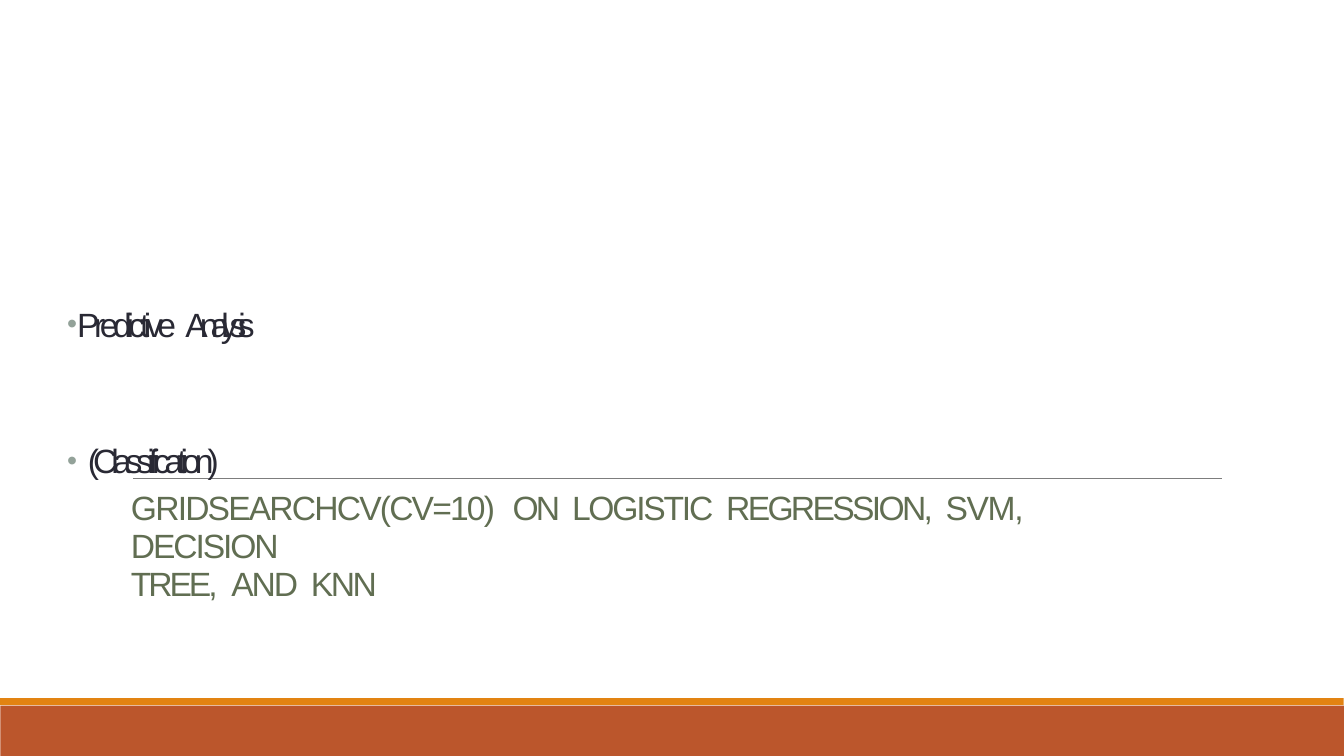
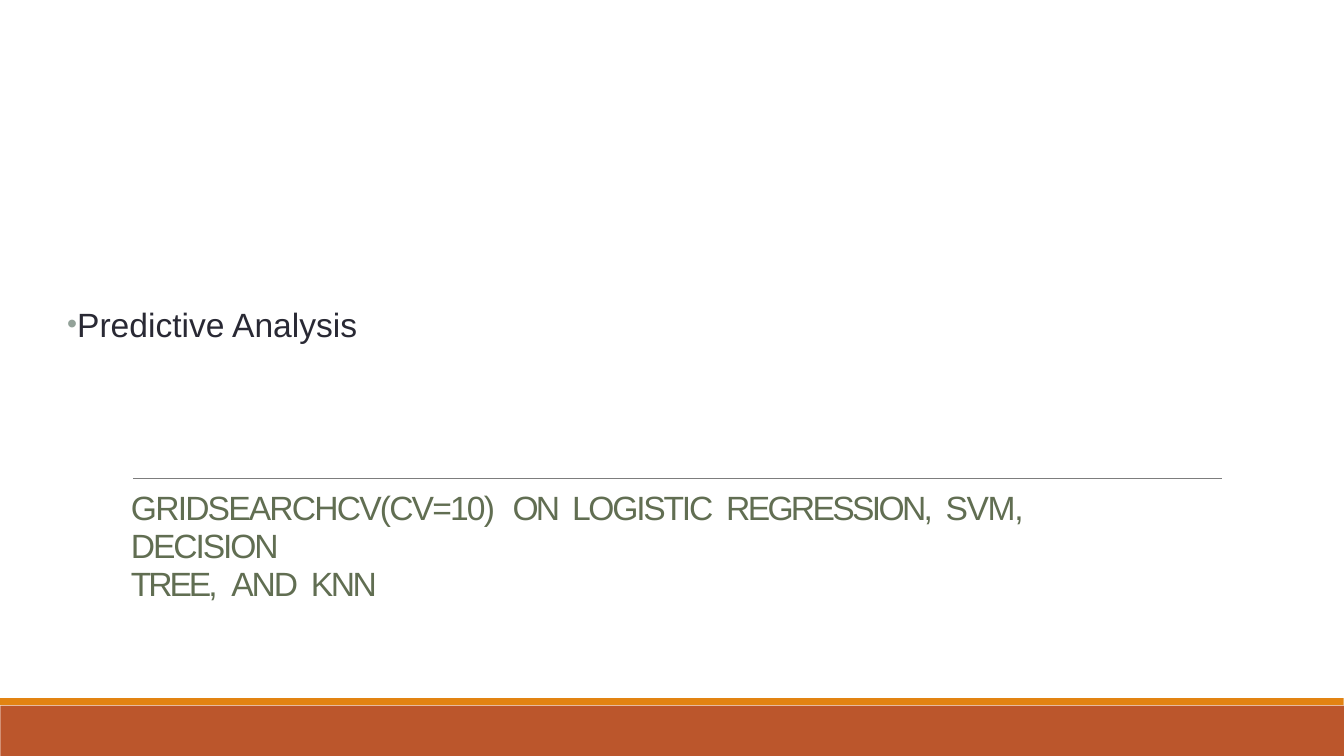
Before and after one commit to aimlresearcher/IBM-Data-Science-Professional-Certificate, a slide deck: slide 43 of COURSE 10 - Applied Data Science Capstone/Week 5 Present Your Data-Driven Insights/Data Science Journey.pptx. Drawn at 1344x756 pixels with LibreOffice and Linux fonts; fonts in the diff are those of the drawing. Boxes give left, top, right and bottom in pixels: in the first picture for what was removed or moved away, otherwise in the second. Text is boxed around its words. In the diff, an @@ line names an element or a change of style, - is before the commit and + after.

```diff
--- a/COURSE 10 - Applied Data Science Capstone/Week 5 Present Your Data-Driven Insights/Data Science Journey.pptx
+++ b/COURSE 10 - Applied Data Science Capstone/Week 5 Present Your Data-Driven Insights/Data Science Journey.pptx
@@ text "Predictive Analysis" at bbox=[77, 312, 357, 344]: letter spacing -3.9 to 0 pt in "Predictive"; letter spacing -5.7 to 0 pt in "Analysis" @@
@@ text at bbox=[88, 448, 219, 480]: paragraph removed @@
-• (Classification)
```
Also in this commit, not shown: 9 other slides changed, 1 other file.
